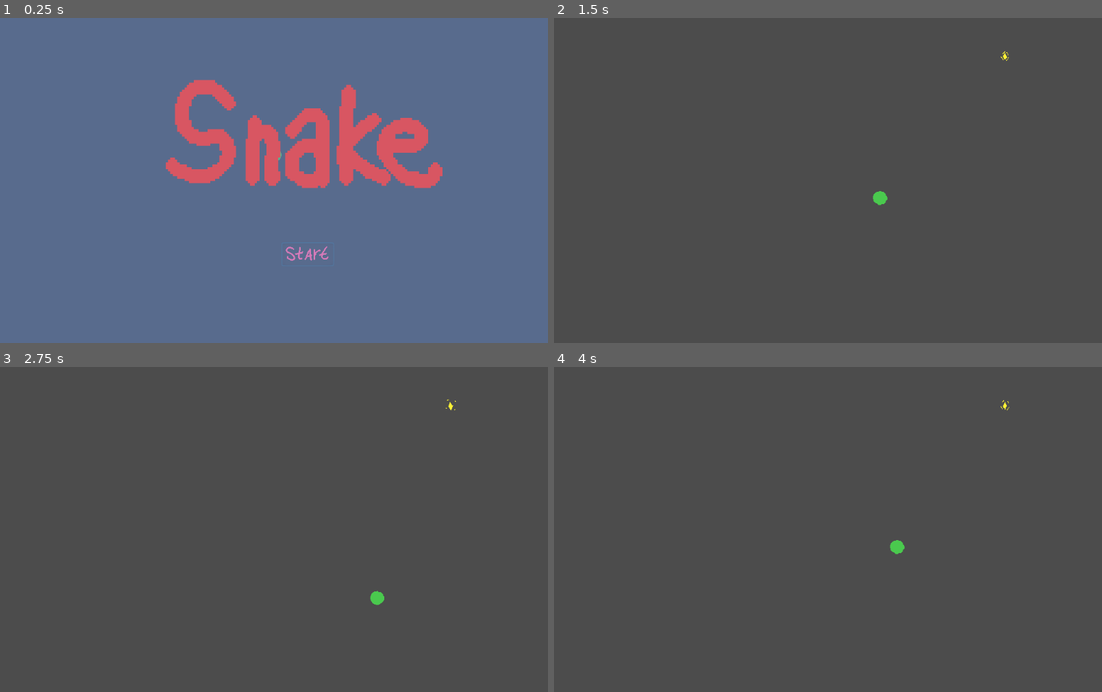
Above: before the commit, frames 1-4 (two rows, left to right).
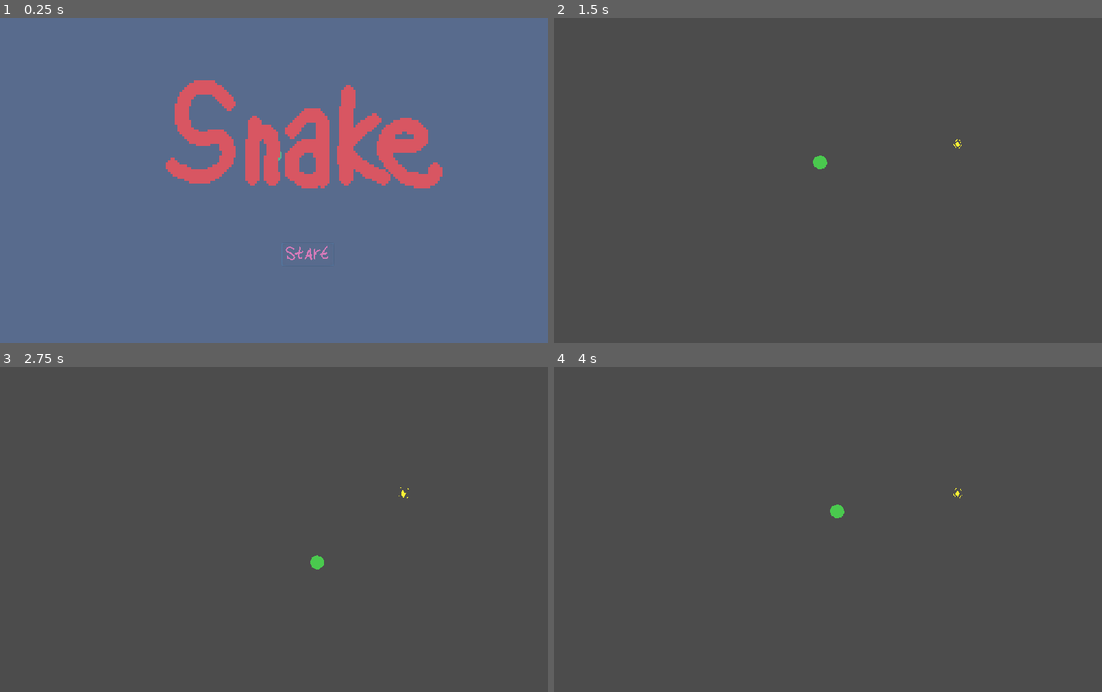
Above: after the commit, the same moments.

Repository: skarnl/godot--snake
Game: Godot game, scene res://Main.tscn
The game is run twice, just before and just after one commit, with the same random seed, the same clock (stepped at 60 frames per second) and the same inputs. Before the commit the project has no main scene; this scene is started directly in both runs.
Inputs (mouse positions are in pixels of both pictures, inside the frame that each line leads up to):
- Up to frame 1 (0.25 s): no input
- Up to frame 2 (1.5 s): tap Enter at 0.5 s; move the mouse to (948, 164) at 0.52 s; hold Right (ui_right) 0.53-1.28 s; move the mouse to (718, 196) at 1.27 s; hold Down (ui_down) from 1.28 s (still down)
- Up to frame 3 (2.75 s): move the mouse to (328, 458) at 2.02 s; release Down (ui_down) at 2.03 s; hold Right (ui_right) from 2.03 s (still down)
- Up to frame 4 (4 s): move the mouse to (800, 594) at 2.77 s; release Right (ui_right) at 2.78 s; hold Up (ui_up) 2.78-3.53 s; move the mouse to (992, 578) at 3.52 s; hold Left (ui_left) from 3.53 s (still down)

The runs differ from the first frame. In frame 1, 0.6% of the frame differs, in the area x 30-81%, y 18-75%; in frame 2, 0.2%; in frame 3, 0.2%; in frame 4, 0.2%.

Commit message:
Set default run scene

Diff:
--- a/snake/Main.tscn
+++ b/snake/Main.tscn
@@ -63,7 +63,7 @@
 position = Vector2( 513, 129 )
 scale = Vector2( 2.78125, 2.78125 )
 frames = SubResource( 6 )
-frame = 4
+frame = 2
 speed_scale = 1.3
 playing = true
 
--- a/snake/project.godot
+++ b/snake/project.godot
@@ -16,12 +16,16 @@
 [application]
 
 config/name="snake"
+run/main_scene="res://Main.tscn"
 config/icon="res://icon.png"
 
 [display]
 
 window/size/height=608
+window/stretch/mode="2d"
+window/stretch/aspect="keep"
 
 [rendering]
 
+quality/2d/use_pixel_snap=true
 environment/default_environment="res://default_env.tres"
